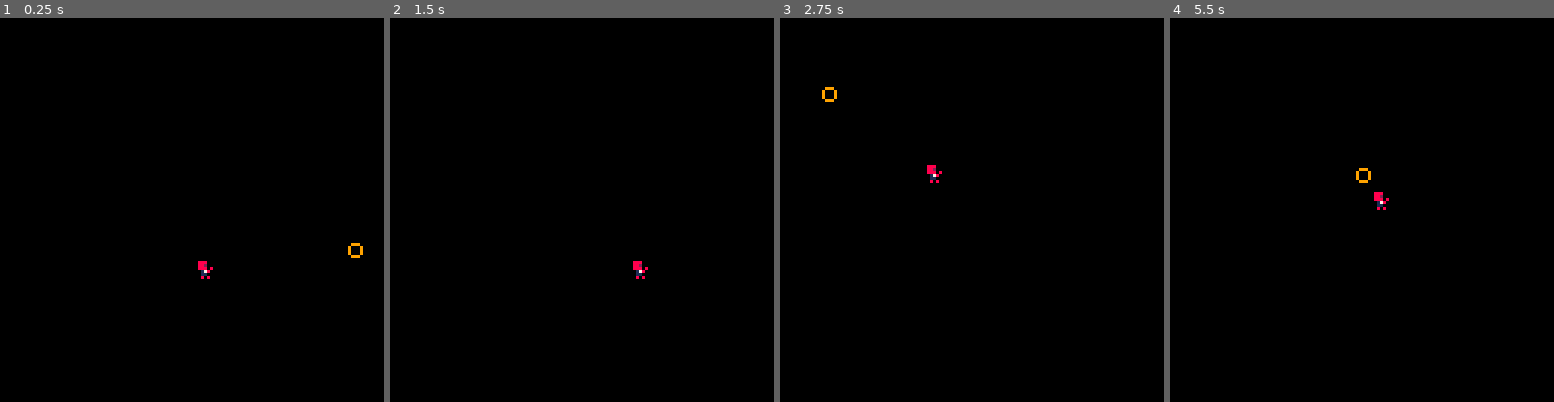
Above: before the commit, frames 1-4 (left to right).
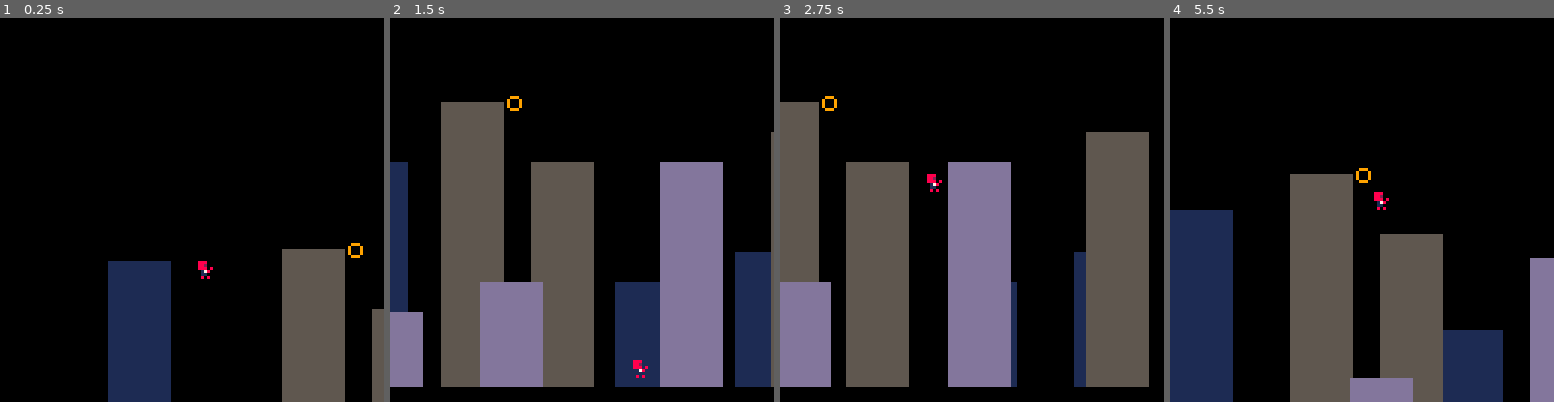
Above: after the commit, the same moments.

Repository: wesen/carts
Game: PICO-8 cartridge games/spiderman/rope.p8
Two runs of this game, one before a commit and one after it. Both use one fixed random seed, a clock stepped at 60 frames per second and the inputs below.
Inputs:
- Up to frame 1 (0.25 s): no input
- Up to frame 2 (1.5 s): tap O (Z key) at 0.7 s
- Up to frame 3 (2.75 s): tap O (Z key) at 1.7, 2.1, 2.5 s
- Up to frame 4 (5.5 s): tap O (Z key) every 0.4 s from 2.9 to 5.3 s

The runs differ from the first frame. In frame 1, 13% of the frame differs, in the area x 28-100%, y 60-100%; in frame 2, 44%, in the area x 0-100%, y 20-97%; in frame 3, 40%; in frame 4, 31%.

Commit message:
Add parallax buildings

Diff:
--- a/games/spiderman/camera.lua
+++ b/games/spiderman/camera.lua
@@ -32,6 +32,7 @@
  if (b.aa.x>p.x) self.pos.x-=min(b.aa.x-p.x,4)
  if (b.bb.y<p.y) self.pos.y+=min(p.y-b.bb.y,4)
  if (b.aa.y>p.y) self.pos.y-=min(b.aa.y-p.y,4)
+ if (self.pos.y>64) self.pos.y=64
  -- self.pos=room:bbox():shrink(64):clip(self.pos)
  self:update_shake()
 end
--- a/games/spiderman/rope.lua
+++ b/games/spiderman/rope.lua
@@ -7,14 +7,30 @@
 --#include tether
 --#include camera
 --#include coroutines
+--#include building
 
 lasttime=time()
 dt=0
 frame=1
+tethers={}
 
 function _init()
  player=cls_player.init(v2(10,10))
  cls_tether.init(v2(64,28))
+
+ cls_building.init(v2(0,80),row_background)
+ cls_building.init(v2(90,40),row_background)
+ cls_building.init(v2(130,50),row_background)
+ cls_building.init(v2(200,90),row_background)
+
+ cls_building.init(v2(40,100),row_middleground)
+ cls_building.init(v2(70,80),row_middleground)
+ cls_building.init(v2(150,90),row_middleground)
+
+ cls_building.init(v2(20,30),row_foreground)
+ cls_building.init(v2(60,40),row_foreground)
+ cls_building.init(v2(120,80),row_foreground)
+
  main_camera=cls_camera.init()
  main_camera:set_target(player)
 end
@@ -38,13 +54,23 @@
  cls()
  local p=main_camera:compute_position()
  camera(p.x/1.5,p.y/1.5)
+ for building in all(buildings) do
+  if (building.row==row_background) building:draw()
+ end
  -- parallax background
 
  camera(p.x,p.y)
- player:draw()
+ for building in all(buildings) do
+  if (building.row==row_middleground) building:draw()
+ end
  for tether in all(tethers) do
   tether:draw()
  end
+ player:draw()
 
  -- foreground
+ camera(p.x/0.75,p.y/0.75)
+ for building in all(buildings) do
+  if (building.row==row_foreground) building:draw()
+ end
 end
--- a/games/spiderman/rope.p8
+++ b/games/spiderman/rope.p8
@@ -406,8 +406,6 @@
  prevbtn=btn(4)
 end
 
-tethers={}
-
 cls_tether=class(function(self,pos)
   self.pos=pos
   add(tethers,self)
@@ -454,6 +452,7 @@
  if (b.aa.x>p.x) self.pos.x-=min(b.aa.x-p.x,4)
  if (b.bb.y<p.y) self.pos.y+=min(p.y-b.bb.y,4)
  if (b.aa.y>p.y) self.pos.y-=min(b.aa.y-p.y,4)
+ if (self.pos.y>64) self.pos.y=64
  -- self.pos=room:bbox():shrink(64):clip(self.pos)
  self:update_shake()
 end
@@ -503,14 +502,45 @@
  end
 end
 
+row_background=1
+row_foreground=2
+row_middleground=3
+building_cols={1,13,5}
+buildings={}
+
+cls_building=class(function(self,pos,row)
+ self.pos=pos
+ self.row=row
+ add(buildings,self)
+end)
+
+function cls_building:draw()
+ rectfill(self.pos.x,122,self.pos.x+20,128-self.pos.y,building_cols[self.row])
+end
+
 
 lasttime=time()
 dt=0
 frame=1
+tethers={}
 
 function _init()
  player=cls_player.init(v2(10,10))
  cls_tether.init(v2(64,28))
+
+ cls_building.init(v2(0,80),row_background)
+ cls_building.init(v2(90,40),row_background)
+ cls_building.init(v2(130,50),row_background)
+ cls_building.init(v2(200,90),row_background)
+
+ cls_building.init(v2(40,100),row_middleground)
+ cls_building.init(v2(70,80),row_middleground)
+ cls_building.init(v2(150,90),row_middleground)
+
+ cls_building.init(v2(20,30),row_foreground)
+ cls_building.init(v2(60,40),row_foreground)
+ cls_building.init(v2(120,80),row_foreground)
+
  main_camera=cls_camera.init()
  main_camera:set_target(player)
 end
@@ -534,15 +564,25 @@
  cls()
  local p=main_camera:compute_position()
  camera(p.x/1.5,p.y/1.5)
+ for building in all(buildings) do
+  if (building.row==row_background) building:draw()
+ end
  -- parallax background
 
  camera(p.x,p.y)
- player:draw()
+ for building in all(buildings) do
+  if (building.row==row_middleground) building:draw()
+ end
  for tether in all(tethers) do
   tether:draw()
  end
+ player:draw()
 
  -- foreground
+ camera(p.x/0.75,p.y/0.75)
+ for building in all(buildings) do
+  if (building.row==row_foreground) building:draw()
+ end
 end
 
 __gfx__
--- a/games/spiderman/tether.lua
+++ b/games/spiderman/tether.lua
@@ -1,5 +1,3 @@
-tethers={}
-
 cls_tether=class(function(self,pos)
   self.pos=pos
   add(tethers,self)
